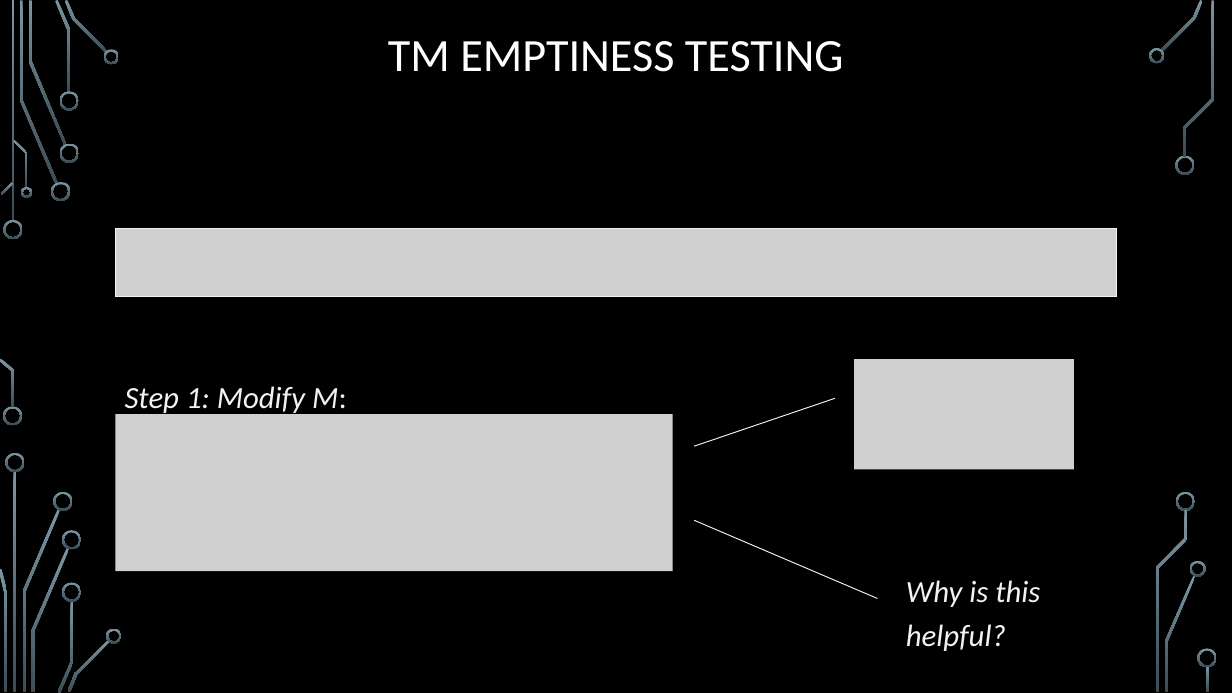
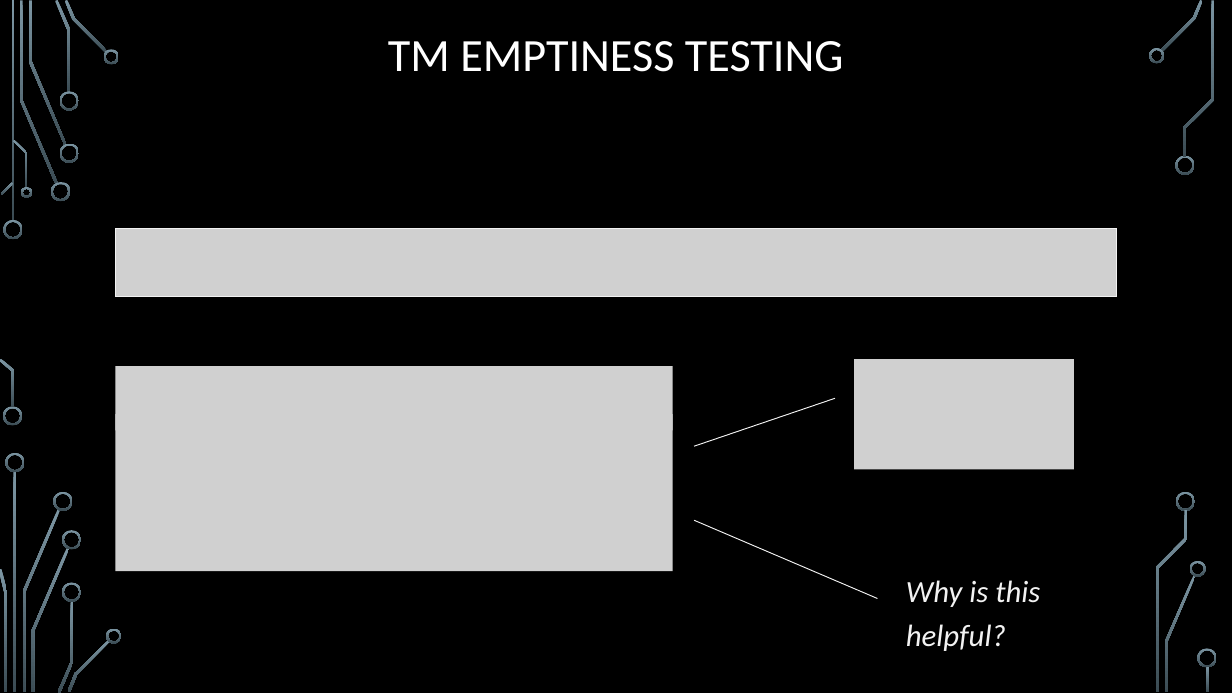
Before and after one commit to markfloryan/dmt2, a slide deck: slide 44 of slides/04-DecidableLanguages.pptx. Drawn at 1232x693 pixels with LibreOffice and Linux fonts; fonts in the diff are those of the drawing; grey boxes stand for pictures; background and template pictures are left out. Boxes give left, top, right and bottom in pixels: in the first picture for what was removed or moved away, otherwise in the second. Text is boxed around its words. In the diff, an @@ line names an element or a change of style, - is before the commit and + after.

```diff
--- a/slides/04-DecidableLanguages.pptx
+++ b/slides/04-DecidableLanguages.pptx
@@ picture added at [116,366,673,431] @@
@@ text removed at [125,386,347,417] @@
-Step 1: Modify M:
```
Also in this commit, not shown: 1 other slide changed.
